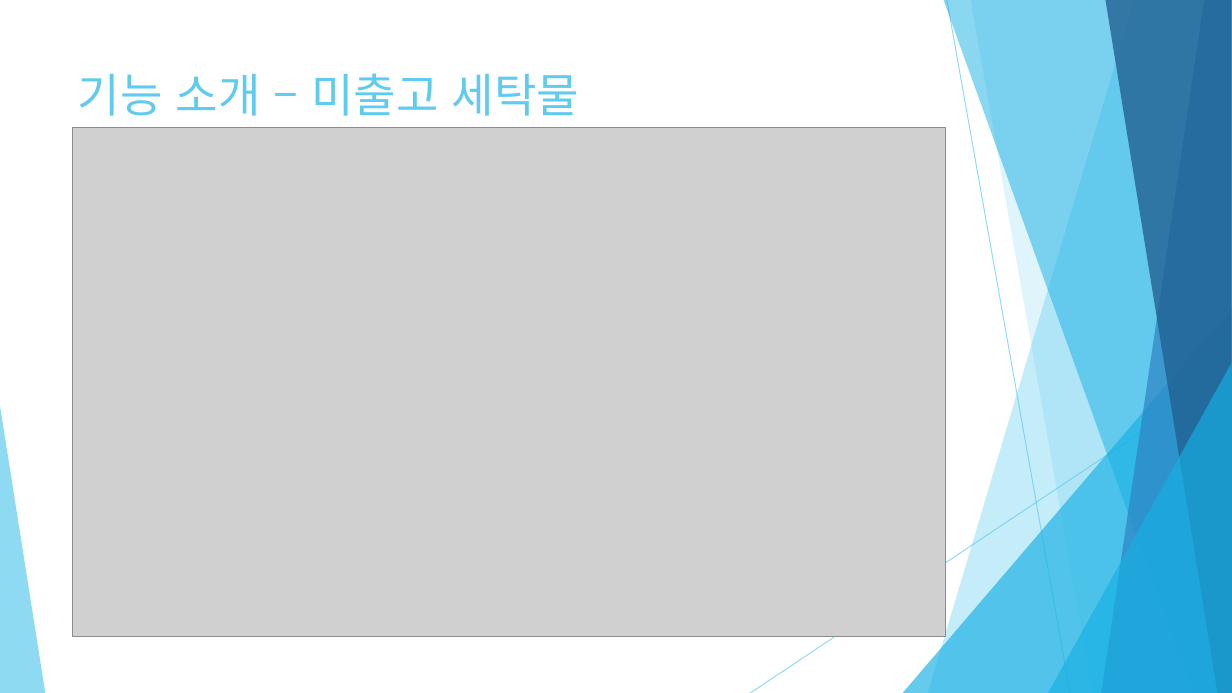
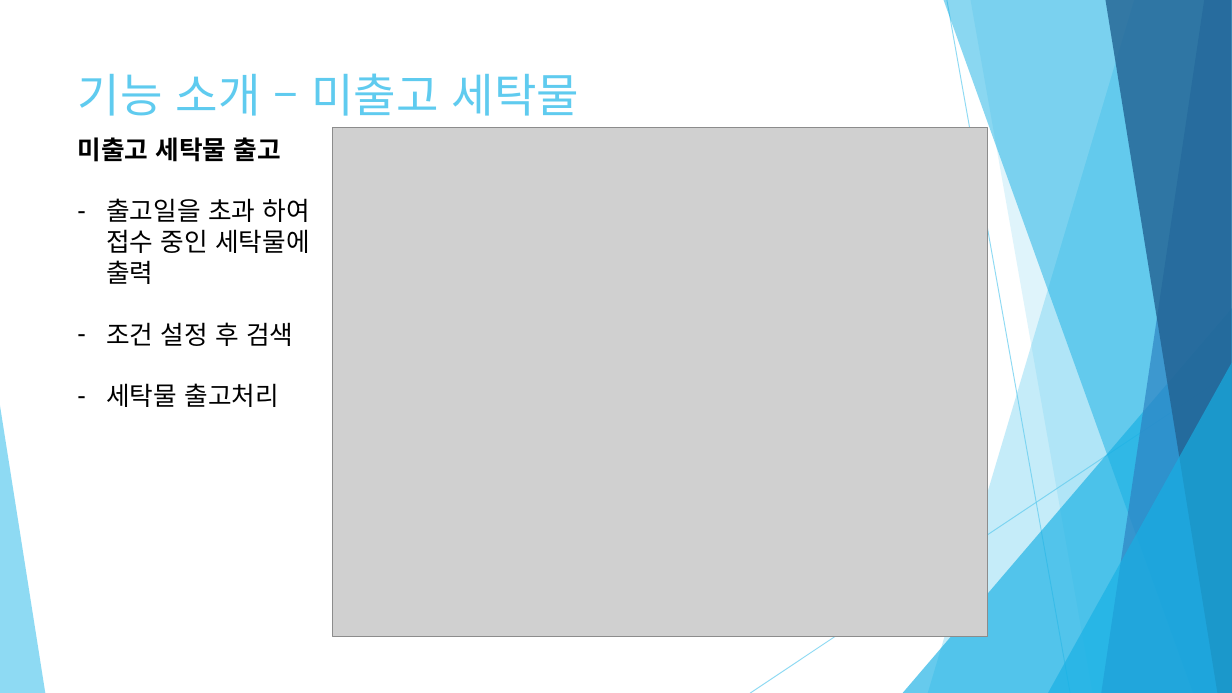
Before and after one commit to mywns123/project_yeop, a slide deck: slide 13 of document/세탁물 주문 관리_임준엽.pptx (slide 19 before the commit). Drawn at 1232x693 pixels with LibreOffice and Linux fonts; fonts in the diff are those of the drawing; grey boxes stand for pictures. Boxes give left, top, right and bottom in pixels: in the first picture for what was removed or moved away, otherwise in the second. Text is boxed around its words. In the diff, an @@ line names an element or a change of style, - is before the commit and + after.

```diff
--- a/document/세탁물 주문 관리_임준엽.pptx
+++ b/document/세탁물 주문 관리_임준엽.pptx
@@ text added at [77,137,310,407], 20 pt, text #000000 @@
+미출고 세탁물 출고
+– 출고일을 초과 하여 접수 중인 세탁물에 출력
+– 조건 설정 후 검색
+– 세탁물 출고처리
@@ picture: place and size @@
-picture at [73,128,946,637]
+picture at [333,128,988,637]
```
Also in this commit, not shown: 18 other slides changed, 6 slides removed, 4 other files.
